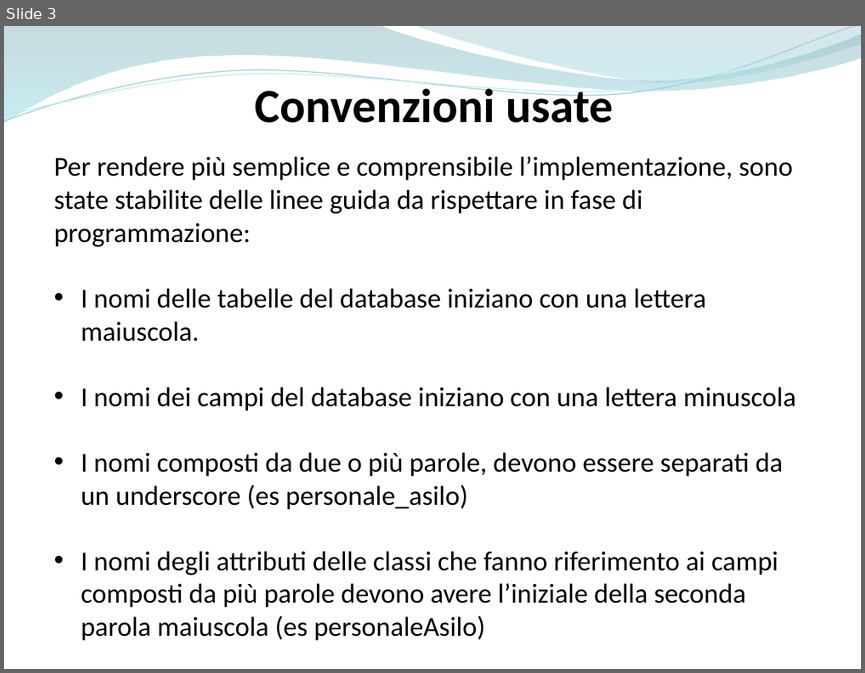
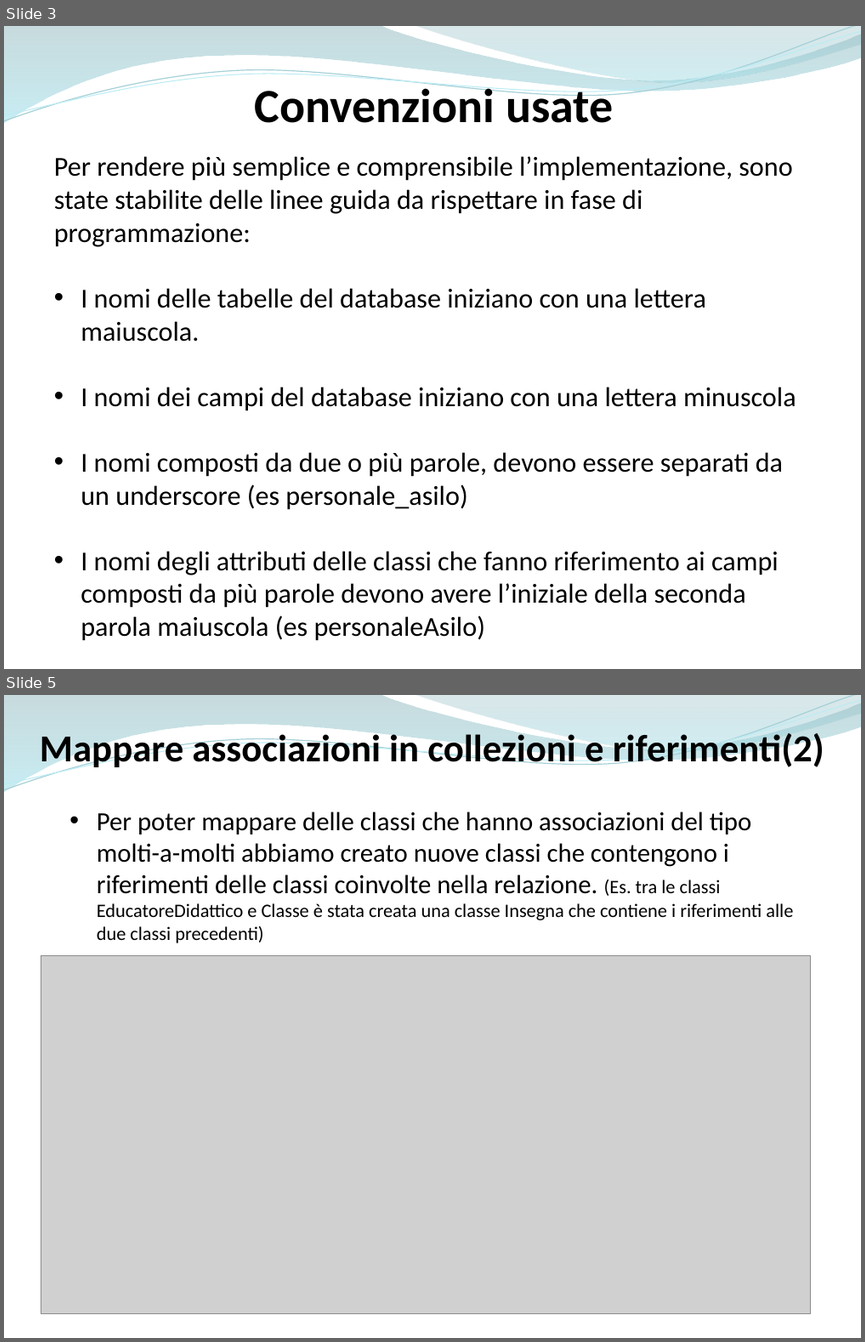
Before and after one commit to ammirate/at-silo, a slide deck: Presentazione/Atsilo2/Luigi/Luigi_PresentazioneFinale.pptx. Shown one above the other, each under a label of ours: slide 3 before the commit, slides 3 and 5 after it; the slides between them are not shown. The pictures are 865x673 and 865x1342 pixels, drawn with LibreOffice and Linux fonts; fonts in the diff are those of the drawing; grey boxes stand for pictures. Boxes give left, top, right and bottom in pixels: in the first picture for what was removed or moved away, otherwise in the second. Text is boxed around its words. In the diff, an @@ line names an element or a change of style, - is before the commit and + after.

```diff
--- a/Presentazione/Atsilo2/Luigi/Luigi_PresentazioneFinale.pptx
+++ b/Presentazione/Atsilo2/Luigi/Luigi_PresentazioneFinale.pptx
@@ slide 5 added at [4, 695, 861, 1338], background #FFFFFF; not listed: 4 template elements that a slide beside it also shows @@
@@ text added at [40, 730, 824, 771], 32 pt, text #000000, bold @@
+Mappare associazioni in collezioni e riferimenti(2)
@@ text added at [97, 811, 793, 943], 22 pt, text #000000 @@
+• Per poter mappare delle classi che hanno associazioni del tipo molti-a-molti abbiamo creato nuove classi che contengono i riferimenti delle classi coinvolte nella relazione. (Es. tra le classi EducatoreDidattico e Classe è stata creata una classe Insegna che contiene i riferimenti alle due classi precedenti)
@@ picture added at [41, 956, 811, 1314] @@
```
Also in this commit, not shown: 2 slides changed, 2 other slides added.
